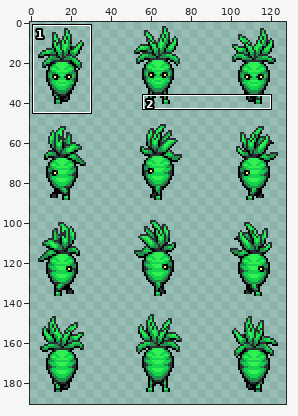
Edited in one commit: sprite sheet (The Legend of Butuan - The Masao Warrior/Assets/Images/Sprite-Sheets/Enemy/plant1.png). The first picture is a wide view before the edit; the outline marks the close-up.
Close-up. First the earlier version:
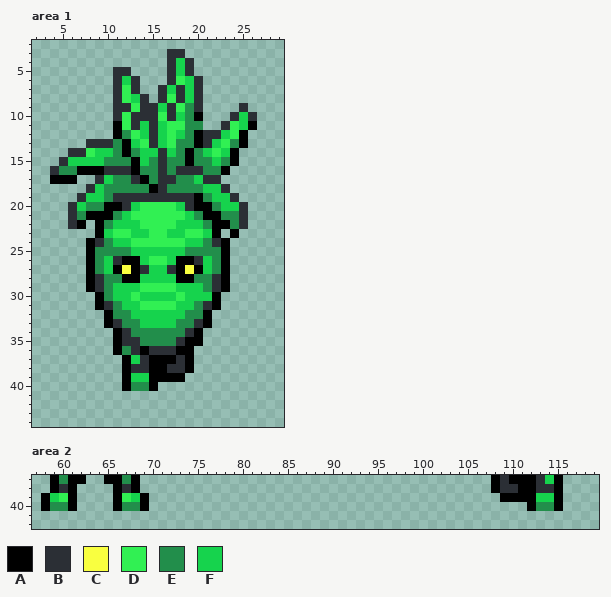
The file is 128x192 pixels. Shown: area 1: x 2..29, y 2..44; area 2: x 57..119, y 37..42. The wide view leaves out empty margins. The commit also changed other parts of the picture, which this record leaves out.
Palette (. is transparent): A #000000  B #2b2f35  C #f9ff40  D #31f053  E #228e4b  F #16d34d
Pixels before, area 1, first column x 4:
 3 .............BB........
 4 .............BFB.......
 5 .......BB....BFB.......
 6 .......BFB...BDFB......
 7 .......BDB..BFBFB......
 8 .......BDFB.BDBFB......
 9 .......BBDBBFBDEB....B.
10 .......BDBBBDBFEA...BFB
11 .......ADBFBFDDEE..BDFA
12 .......AEDFBFDFEABBFDA.
13 ....BBBEAFDBFDEEABFDEA.
14 ..BBDFFEAEFFBFEAEFDFA..
15 .BFFFFEEEAFEBEEAEEFEA..
16 BEEAAABBBAEEBEBBBEEA...
17 AAA..BFEEBAEBBEEFBB....
18 ....BFEEEEEABEEEEFFB...
19 ...BFFEBBBBBBBBBAEFFB..
20 ..BFEEAABFDDDDFBAAEFFB.
21 ..BEAAAEFDDDDDDFEAAEEB.
22 ..BA.AEFFFDDDDFFFEAAEB.
23 .....AFDDFFDDFFDDFA.A..
24 ....ABEFFDDDDDDFFEBA...
25 ....AEEEEFFFFFFEEEEA...
26 ....AEFBAAFDDFAABFEA...
27 ....AEFACABFFBACAFEA...
28 ....ABEEAAFFFFAAEEBA...
29 ....ABEFFFDDDDFFFEBA...
30 .....AEFFDFFFFDFFFA....
31 .....ABEFFDDDDFFEBA....
32 ......AEEFFFFFFEEA.....
33 ......ABEEFFFFEEBA.....
34 .......ABEEEEEEBA......
35 .......ABBEEEEBAA......
36 .......AEBABBBAA.......
37 ........AFBAAABA.......
38 ........ABBAABBA.......
39 ........AFFAAAA........
40 ........AEEA...........
Pixels before, area 2, first column x 58:
37 .AEAA..AAEA.......................................ABAAABFA
38 .ABA....ABA.......................................ABBAABBA
39 AFDA....ADFA.......................................AAAAFFA
40 AEEA....AEEA..........................................AEEA
The same view after the edit:
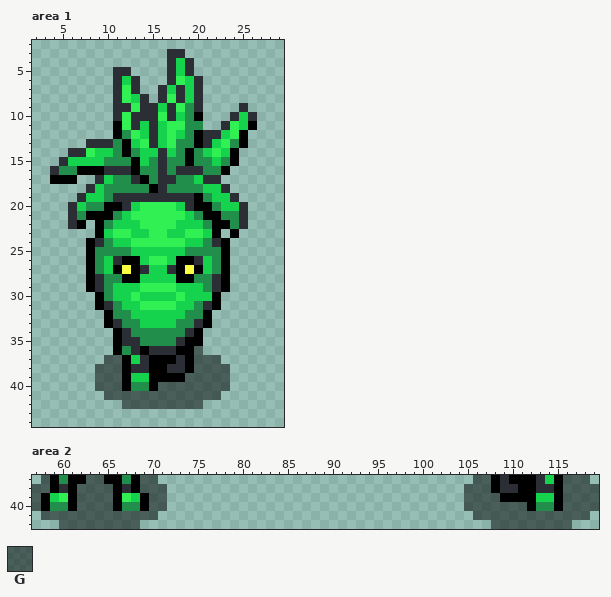
Colours new in this view: G #00000080
The exact change:
Area 1:
y 36: x 20 . -> G
y 37: x 10..11 .. -> GG; x 20..22 ... -> GGG
y 38: x 9..11 ... -> GGG; x 20..23 .... -> GGGG
y 39: x 9..11 ... -> GGG; x 19..23 ..... -> GGGGG
y 40: x 9..11 ... -> GGG; x 16..23 ........ -> GGGGGGGG
y 41: x 10..22 ............. -> GGGGGGGGGGGGG
y 42: x 12..20 ......... -> GGGGGGGGG
Area 2:
y 37: x 58 . -> G; x 63..64 .. -> GG; x 69..70 .. -> GG; x 106..107 .. -> GG; x 116..118 ... -> GGG
y 38: x 57..58 .. -> GG; x 62..65 .... -> GGGG; x 69..71 ... -> GGG; x 105..107 ... -> GGG; x 116..119 .... -> GGGG
y 39: x 57 . -> G; x 62..65 .... -> GGGG; x 70..71 .. -> GG; x 105..108 .... -> GGGG; x 116..119 .... -> GGGG
y 40: x 57 . -> G; x 62..65 .... -> GGGG; x 70..71 .. -> GG; x 105..111 ....... -> GGGGGGG; x 116..119 .... -> GGGG
y 41: x 58..70 ............. -> GGGGGGGGGGGGG; x 106..118 ............. -> GGGGGGGGGGGGG
y 42: x 60..68 ......... -> GGGGGGGGG; x 108..116 ......... -> GGGGGGGGG
Where, in picture pixels (left, top, right, bottom), the same in both close-ups:
added: (95, 346, 230, 409)
added: (32, 475, 167, 529)
added: (464, 475, 599, 529)
